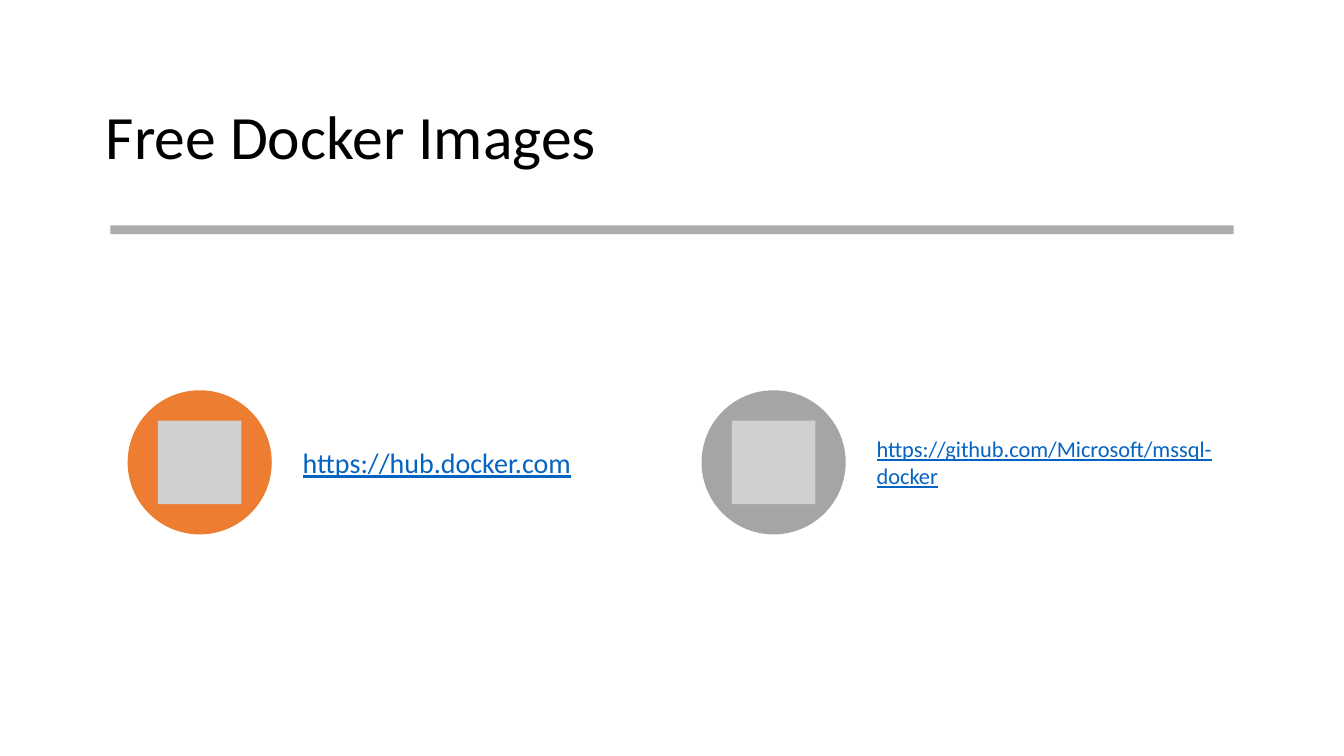
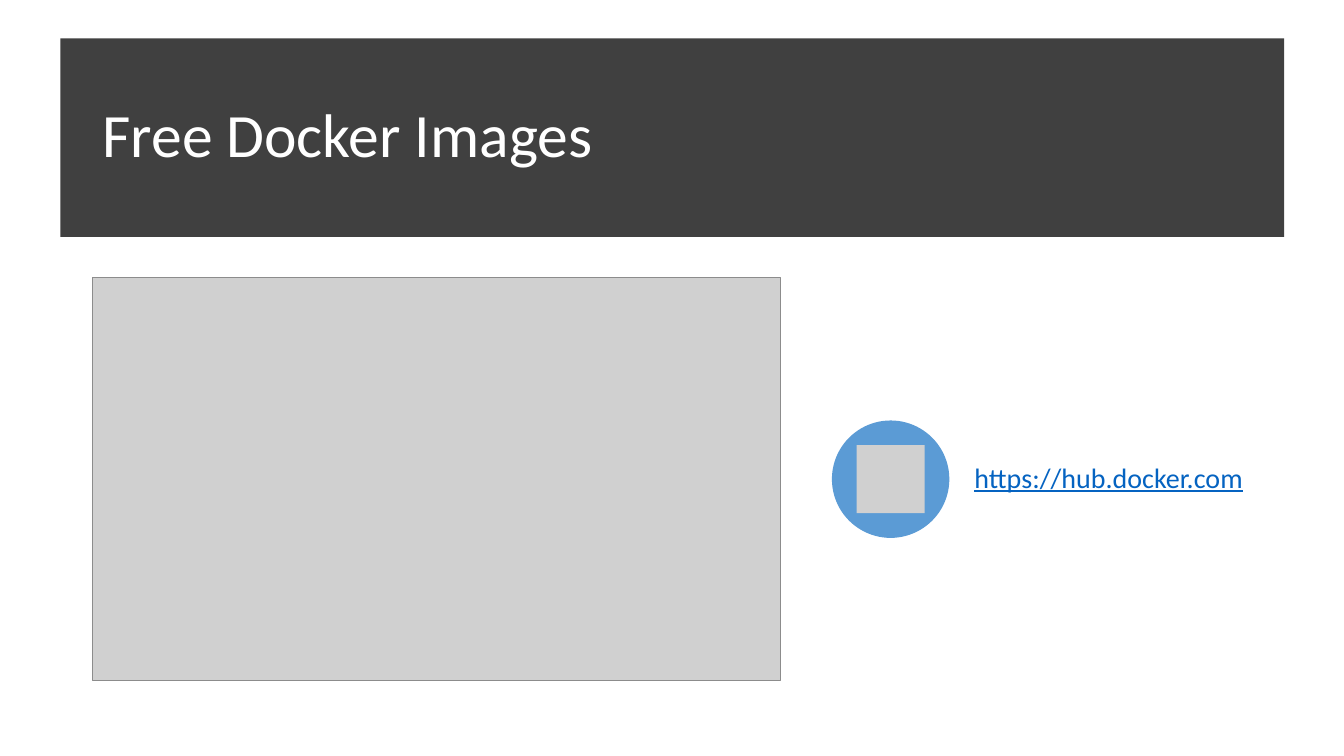
Before and after one commit to chlsmith/sql-on-docker, a slide deck: slide 9 of sql-on-docker.pptx (slide 10 before the commit). Drawn at 1344x756 pixels with LibreOffice and Linux fonts; fonts in the diff are those of the drawing; grey boxes stand for pictures. Boxes give left, top, right and bottom in pixels: in the first picture for what was removed or moved away, otherwise in the second. Text is boxed around its words. In the diff, an @@ line names an element or a change of style, - is before the commit and + after.

Commit message:
moved around slides

```diff
--- a/sql-on-docker.pptx
+++ b/sql-on-docker.pptx
@@ rectangle: place and size @@
-rectangle at [110,226,1233,235]
+rectangle at [60,38,1285,237]
@@ rectangle at [60,38,1285,237]: fill #808080 at 65% opacity to #404040 @@
@@ title "Free Docker Images" at [102,114,592,168]: text colour #000000 to #FFFFFF @@
@@ picture added at [93,277,780,681] @@
@@ ellipse: place and size @@
-ellipse at [702,390,846,534]
+ellipse at [832,420,949,537]
@@ ellipse at [832,420,949,537]: fill #A5A5A5 to #5B9BD5 @@
@@ picture added at [857,446,926,514] @@
@@ group removed at [128,390,1212,534]: 2 pictures, 1 ellipse, 1 text @@
-https://github.com/Microsoft/mssql-docker
@@ text "https://hub.docker.com": place and size @@
-text "https://hub.docker.com" at [303,453,571,478]
+text "https://hub.docker.com" at [974,468,1242,493]
@@ text "https://hub.docker.com" at [974,468,1242,493]: line spacing 1 to 0.9 @@
```
Also in this commit, not shown: 4 other slides changed, 1 slide added, 2 slides removed.
